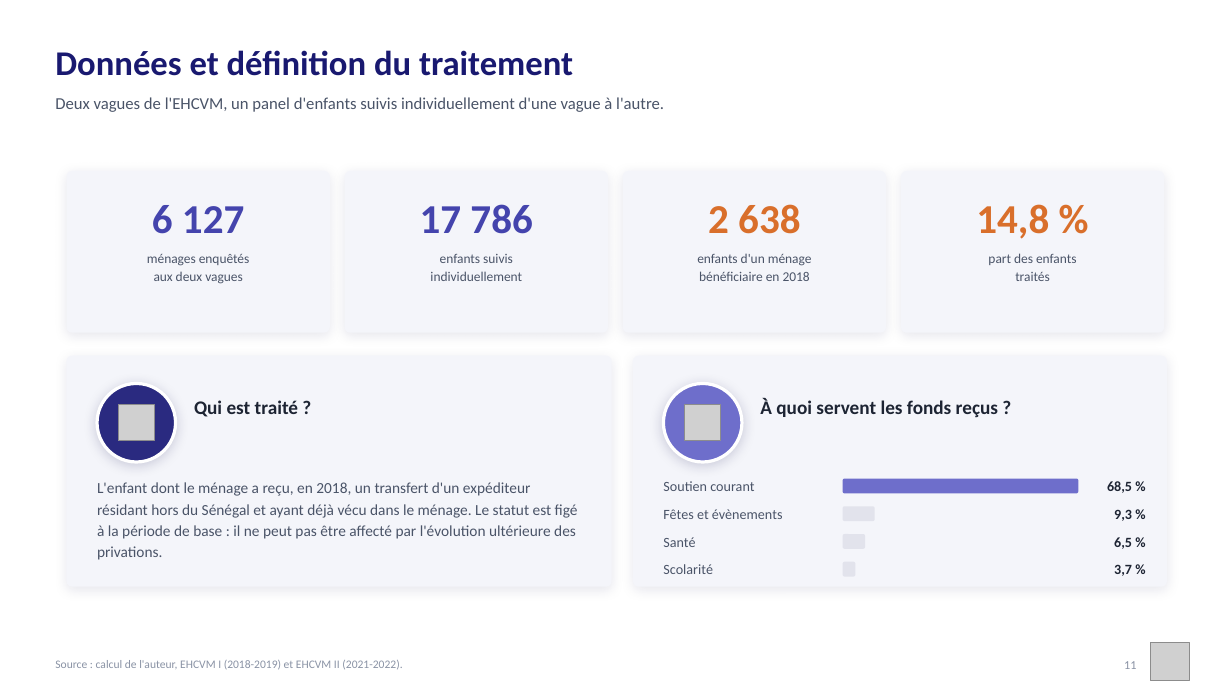
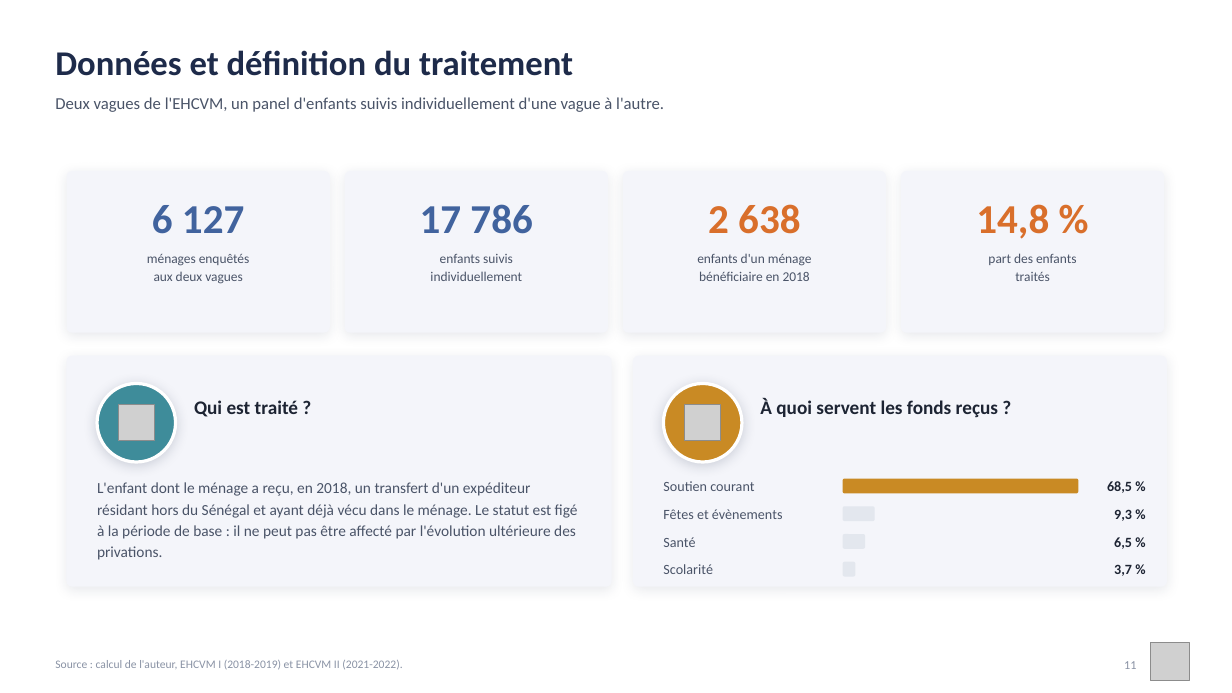
Before and after one commit to JODRAFF9/MEMOIRE, a slide deck: slide 11 of infographie/presentation_infographique.pptx. Drawn at 1232x693 pixels with LibreOffice and Linux fonts; fonts in the diff are those of the drawing; grey boxes stand for pictures. Boxes give left, top, right and bottom in pixels: in the first picture for what was removed or moved away, otherwise in the second. Text is boxed around its words. In the diff, an @@ line names an element or a change of style, - is before the commit and + after.

```diff
--- a/infographie/presentation_infographique.pptx
+++ b/infographie/presentation_infographique.pptx
@@ text "Données et définition du traitement" at bbox=[55, 50, 573, 76]: text colour #191970 to #1E2B4A @@
@@ text "6 127" at bbox=[152, 205, 244, 234]: text colour #4444AD to #41639E @@
@@ text "17 786" at bbox=[420, 204, 532, 234]: text colour #4444AD to #41639E @@
@@ shadow changed in 4 elements at bbox=[67, 171, 330, 333], bbox=[345, 171, 608, 333], bbox=[67, 356, 612, 587], bbox=[633, 356, 1167, 587] @@
@@ ellipse at bbox=[97, 384, 176, 462]: fill #2A2A80 to #3E8C9A; shadow changed @@
@@ ellipse at bbox=[664, 384, 742, 462]: fill #6E6ECB to #C98A24; shadow changed @@
@@ rounded rectangle at bbox=[843, 479, 1079, 494]: fill #6E6ECB to #C98A24 @@
```
Also in this commit, not shown: 26 other slides changed, 2 other files.
